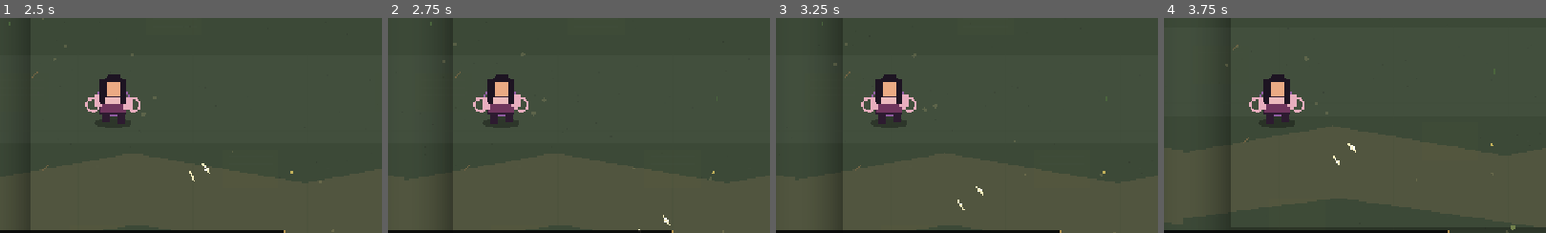
Above: before the commit, frames 1-4 (left to right).
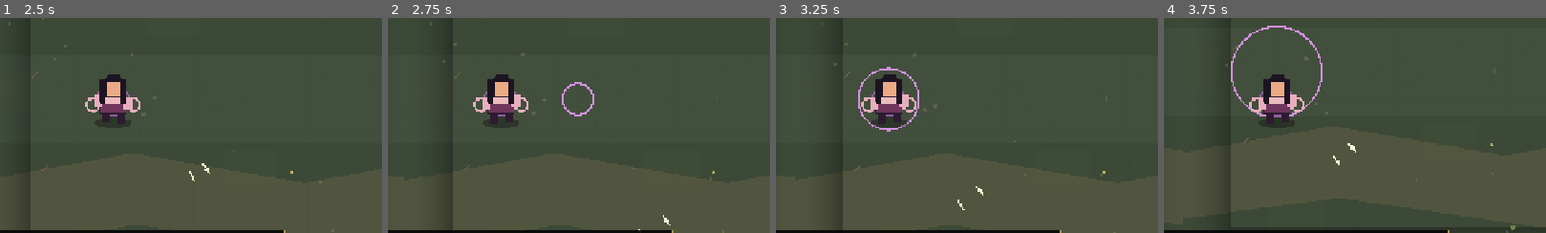
Above: after the commit, the same moments.

Repository: shinryuken0505/three-kingdoms-survivor
Game: Godot game, scene res://main.tscn
The game is run twice, just before and just after one commit, with the same random seed, the same clock (stepped at 60 frames per second) and the same inputs.
Inputs (mouse positions are % of the whole screen's width and height, from its top left):
- Up to frame 1 (2.5 s): tap Enter (ui_accept) at 0.5, 0.77, 1.25, 2 s; move the mouse to (45, 70) at 0.52 s; hold Up (ui_up) 0.53-1.25 s; tap Keypad Enter at 0.6 s; click (45, 70) at 0.67 s; drag from (80, 65) to (45, 70) at 1.27 s; move the mouse to (20, 35) at 2.02 s; hold Left (ui_left) from 2.03 s (still down); tap E at 2.1 s
- Up to frame 2 (2.75 s): keep holding Left (ui_left)
- Up to frame 3 (3.25 s): release Left (ui_left) at 2.75 s; drag from (55, 50) to (20, 35) at 2.77 s
- Up to frame 4 (3.75 s): move the mouse to (35, 25) at 3.52 s; hold Down (ui_down) from 3.53 s (still down); tap P at 3.6 s
The pictures show only the part of the screen within x 35-85%, y 31-81%; the shares and areas given below are measured in that part.

Frame 1 is identical in both runs. In frame 2, 0.2% of the frame differs, in the area x 45-54%, y 29-46%; in frame 3, 0.4%; in frame 4, 0.6%, in the area x 17-42%, y 3-47%.

Commit message:
feat(alpha19): mount combat feedback specialization and threat layers

Diff:
--- a/main.tscn
+++ b/main.tscn
@@ -10,6 +10,9 @@
 [ext_resource path="res://scripts/systems/progression/progression_state_guard_layer.gd" type="Script" id="11_progression_guard"]
 [ext_resource path="res://scripts/systems/combat/identity_combat_runtime_layer.gd" type="Script" id="12_identity_combat"]
 [ext_resource path="res://scripts/systems/hero/reserve_passive_runtime_layer.gd" type="Script" id="13_reserve_passive"]
+[ext_resource path="res://scripts/systems/combat/identity_combat_feedback_layer.gd" type="Script" id="14_identity_feedback"]
+[ext_resource path="res://scripts/systems/hero/active_hero_specialization_runtime_layer.gd" type="Script" id="15_active_specialization"]
+[ext_resource path="res://scripts/systems/combat/chapter_threat_runtime_layer.gd" type="Script" id="16_chapter_threat"]
 
 [node name="Main" type="Node2D"]
 script = ExtResource("1_main")
@@ -40,3 +43,12 @@
 
 [node name="ReservePassiveRuntimeLayer" type="Node" parent="."]
 script = ExtResource("13_reserve_passive")
+
+[node name="IdentityCombatFeedbackLayer" type="Node" parent="."]
+script = ExtResource("14_identity_feedback")
+
+[node name="ActiveHeroSpecializationRuntimeLayer" type="Node" parent="."]
+script = ExtResource("15_active_specialization")
+
+[node name="ChapterThreatRuntimeLayer" type="Node" parent="."]
+script = ExtResource("16_chapter_threat")
Not shown: 1 places in main.tscn that only renumber resources
